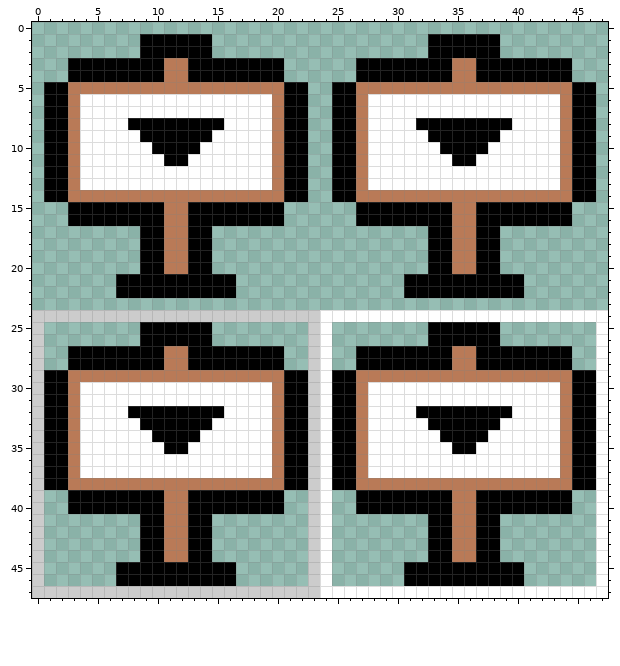
Two versions of one pixel-art sprite, campuswalk/images/down_btn.png. The picture above was drawn from the file before the commit.
The file is 48x48 pixels.
New version:
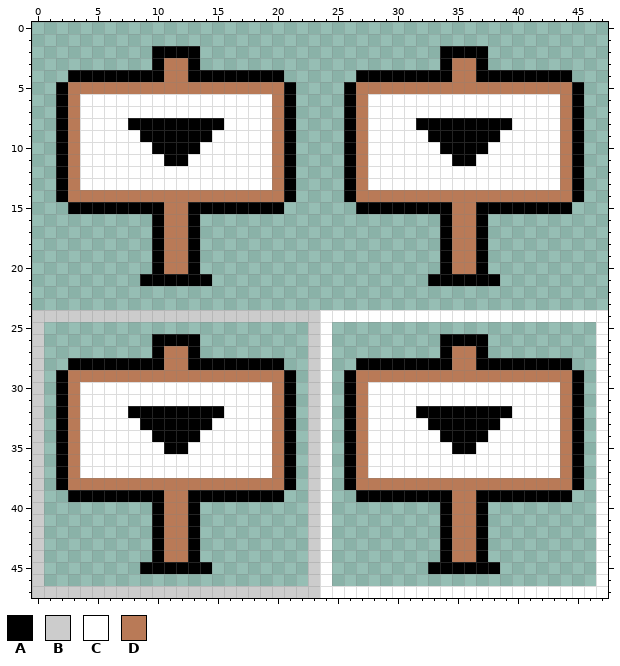
Palette (. is transparent): A #000000  B #cccccc  C #ffffff  D #b97a57
Edits made:
Changed rows in their new state; - is an unchanged pixel.
first column x 1:
 1 --------......------------------......--------
 2 --------.----.------------------.----.--------
 3 --.......----.......------.......----.......--
 5 .--------------------.--.--------------------.
 6 .--------------------.--.--------------------.
 7 .--------------------.--.--------------------.
 8 .--------------------.--.--------------------.
 9 .--------------------.--.--------------------.
10 .--------------------.--.--------------------.
11 .--------------------.--.--------------------.
12 .--------------------.--.--------------------.
13 .--------------------.--.--------------------.
14 .--------------------.--.--------------------.
16 --.......----.......------.......----.......--
17 --------.----.------------------.----.--------
18 --------.----.------------------.----.--------
19 --------.----.------------------.----.--------
20 --------.----.------------------.----.--------
21 ------..------..--------------..------..------
22 ------..........--------------..........------
25 --------......------------------......--------
26 --------.----.------------------.----.--------
27 --.......----.......------.......----.......--
29 .--------------------.--.--------------------.
30 .--------------------.--.--------------------.
31 .--------------------.--.--------------------.
32 .--------------------.--.--------------------.
33 .--------------------.--.--------------------.
34 .--------------------.--.--------------------.
35 .--------------------.--.--------------------.
36 .--------------------.--.--------------------.
37 .--------------------.--.--------------------.
38 .--------------------.--.--------------------.
40 --.......----.......------.......----.......--
41 --------.----.------------------.----.--------
42 --------.----.------------------.----.--------
43 --------.----.------------------.----.--------
44 --------.----.------------------.----.--------
45 ------..------..--------------..------..------
46 ------..........--------------..........------
